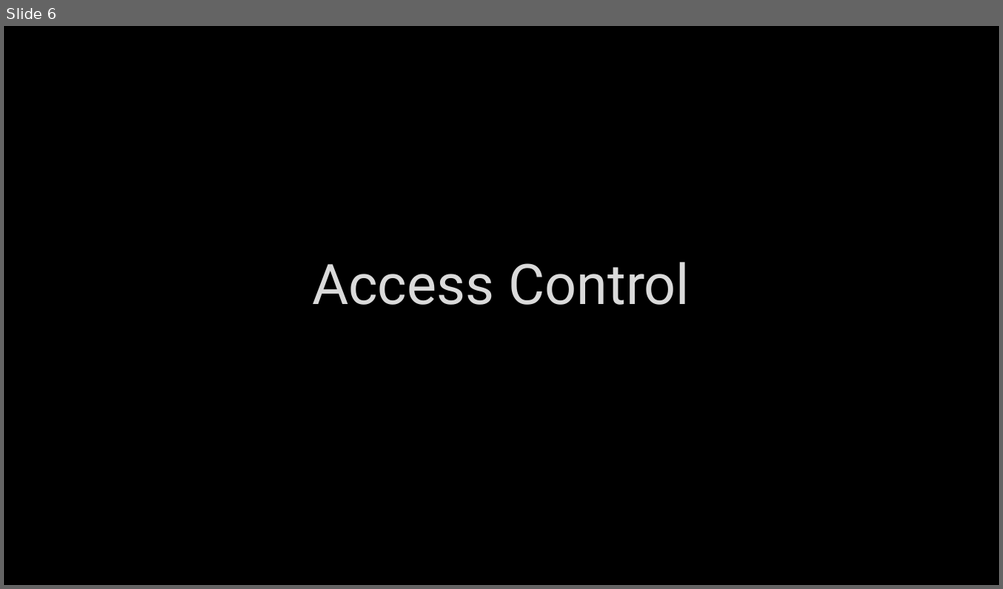
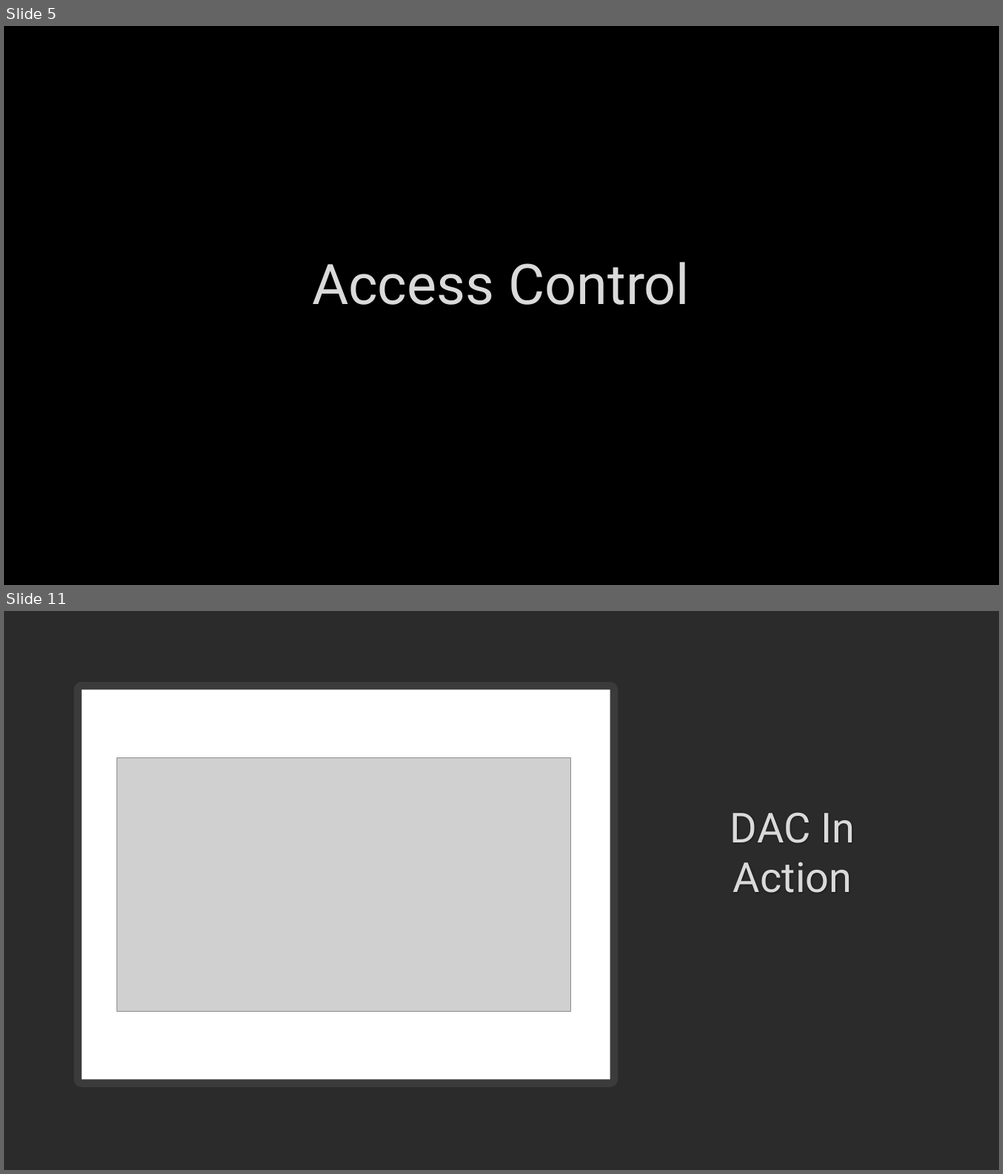
Before and after one commit to hexa-decim8/ISBPM, a slide deck: Class_Materials/Week_2/Day_1_Security_and_Architecture_WIP/ISBPM - Intro to Security.pptx. Shown one above the other, each under a label of ours: slide 6 before the commit, slides 5 and 11 after it; the slides between them are not shown. The pictures are 1003x589 and 1003x1174 pixels, drawn with LibreOffice and Linux fonts; fonts in the diff are those of the drawing; grey boxes stand for pictures; background and template pictures are left out; a plain dark background stands for a picture behind light text. Boxes give left, top, right and bottom in pixels: in the first picture for what was removed or moved away, otherwise in the second. Text is boxed around its words. In the diff, an @@ line names an element or a change of style, - is before the commit and + after.

```diff
--- a/Class_Materials/Week_2/Day_1_Security_and_Architecture_WIP/ISBPM - Intro to Security.pptx
+++ b/Class_Materials/Week_2/Day_1_Security_and_Architecture_WIP/ISBPM - Intro to Security.pptx
@@ slide 11 added at <box>4,611,999,1170</box>, background picture (left out) @@
@@ rectangle added at <box>82,690,610,1080</box>, fill #FFFFFF, outline #FFFFFF 15 pt @@
@@ picture added at <box>116,758,570,1012</box> @@
@@ title added at <box>730,812,854,893</box>, 40 pt, text #DADADA @@
+DAC In Action
@@ what was slide 6 is now slide 5 @@
```
Also in this commit, not shown: 3 slides changed, 13 other slides added, 3 other files.
